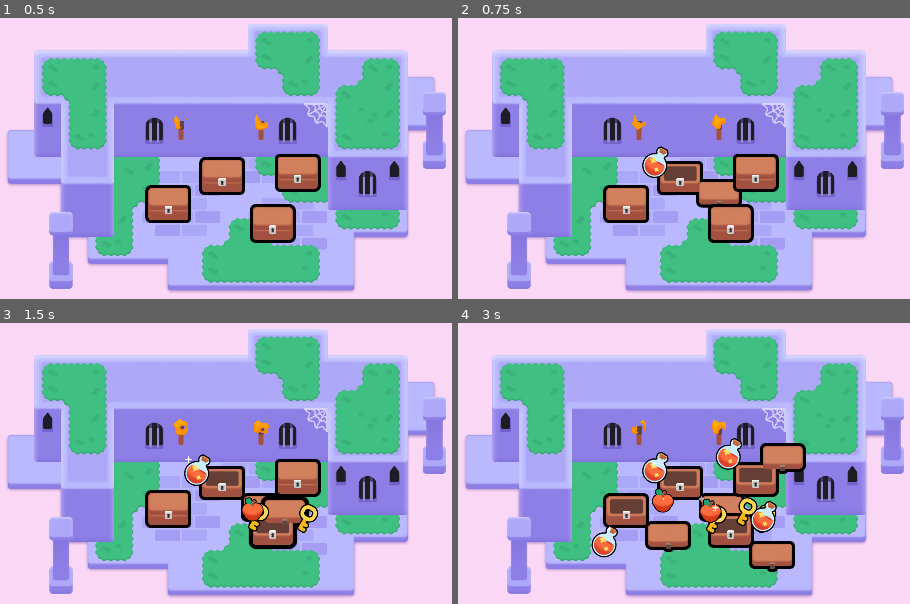
Above: before the commit, frames 1-4 (two rows, left to right).
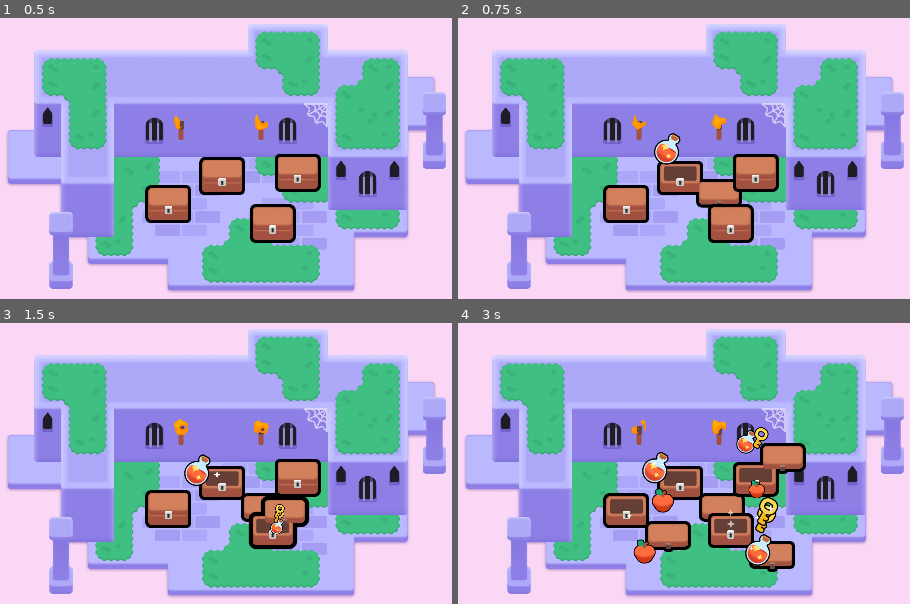
Above: after the commit, the same moments.

Repository: EvanYee3/2d-GameDev-Course
Game: Godot game, scene res://lessons/mini_dungeon.tscn
Two runs of this game, one before a commit and one after it. Both use one fixed random seed, a clock stepped at 60 frames per second and the inputs below.
Inputs (mouse positions are in pixels of both pictures, inside the frame that each line leads up to):
- Up to frame 1 (0.5 s): no input
- Up to frame 2 (0.75 s): tap Enter at 0.5 s; move the mouse to (679, 175) at 0.52 s; press the mouse at (679, 175) at 0.53 s; hold D (move_right) from 0.53 s (still down)
- Up to frame 3 (1.5 s): tap Space at 0.77 s; move the mouse to (271, 528) at 1.27 s; release D (move_right) at 1.28 s; release the mouse at (271, 528) at 1.28 s; hold S (move_down) from 1.28 s (still down); right-click (271, 528) at 1.35 s; click (271, 528) at 1.42 s
- Up to frame 4 (3 s): tap Space at 1.52 s; move the mouse to (625, 508) at 2.02 s; release S (move_down) at 2.03 s; hold D (move_right) 2.03-2.78 s; tap Z at 2.1 s; click (625, 508) at 2.17 s; move the mouse to (756, 477) at 2.77 s; hold W (move_up) from 2.78 s (still down); click (756, 477) at 2.85 s

Frame 1 is identical in both runs. In frame 2, 0.8% of the frame differs, in the area x 40-50%, y 40-57%; in frame 3, 1.0%; in frame 4, 3.5%, in the area x 29-71%, y 37-87%.

Commit message:
M6 L7 Done

Diff:
--- a/M06.looting_workbook/lessons/chest/chest.gd
+++ b/M06.looting_workbook/lessons/chest/chest.gd
@@ -44,4 +44,18 @@
 	var random_angle := randf_range(0.0, 2.0 * PI)
 	var random_direction := Vector2(1.0, 0.0).rotated(random_angle)
 	var random_distance := randf_range(60.0, 120.0)
-	loot_item.position = random_direction * random_distance
+	var land_position := random_direction * random_distance
+	const FLIGHT_TIME := 0.4
+	const HALF_FLIGHT_TIME := FLIGHT_TIME / 2.0
+	var tween := create_tween()
+	tween.set_parallel()
+	loot_item.scale = Vector2(0.25, 0.25)
+	tween.tween_property(loot_item, "scale", Vector2(1.0, 1.0), HALF_FLIGHT_TIME)
+	tween.tween_property(loot_item, "position:x", land_position.x, FLIGHT_TIME)
+	tween = create_tween()
+	tween.set_trans(Tween.TRANS_QUAD)
+	tween.set_ease(Tween.EASE_OUT)
+	var jump_height := randf_range(30.0, 80.0)
+	tween.tween_property(loot_item, "position:y", land_position.y - jump_height, HALF_FLIGHT_TIME)
+	tween.set_ease(tween.EASE_IN)
+	tween.tween_property(loot_item, "position:y", land_position.y, HALF_FLIGHT_TIME)
